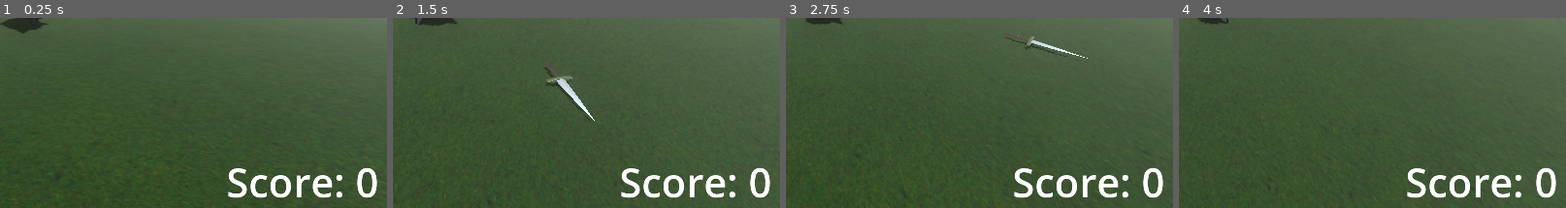
Above: before the commit, frames 1-4 (left to right).
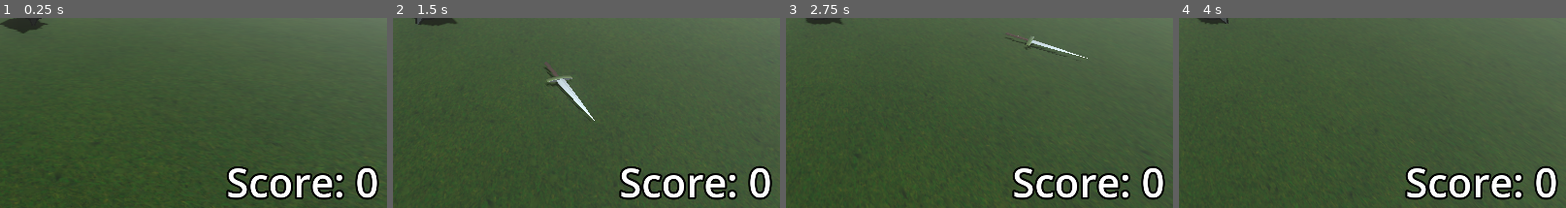
Above: after the commit, the same moments.

Repository: erikringwalters/pirate-jam-16-prototype
Game: Godot game, scene res://scenes/main.tscn
The game is run twice, just before and just after one commit, with the same random seed, the same clock (stepped at 60 frames per second) and the same inputs.
Inputs (mouse positions are % of the whole screen's width and height, from its top left):
- Up to frame 1 (0.25 s): no input
- Up to frame 2 (1.5 s): tap Enter (restart) at 0.5, 1.25 s; move the mouse to (72, 37) at 0.52 s; press the mouse at (72, 37) at 0.53 s; hold D (move_right) 0.53-1.28 s; move the mouse to (45, 43) at 1.27 s; release the mouse at (45, 43) at 1.28 s; hold W (move_up) from 1.28 s (still down); click (45, 43) at 1.35 s
- Up to frame 3 (2.75 s): keep holding W (move_up); tap Enter (restart) at 2 s; move the mouse to (52, 41) at 2.02 s; press the mouse at (52, 41) at 2.03 s
- Up to frame 4 (4 s): keep holding W (move_up); tap Enter (restart) at 2.75, 3.5 s; move the mouse to (49, 45) at 2.77 s; release the mouse at (49, 45) at 2.78 s; click (49, 45) at 2.85 s; move the mouse to (57, 44) at 3.52 s; press the mouse at (57, 44) at 3.53 s
The pictures show only the part of the screen within x 46-96%, y 47-97%; the shares and areas given below are measured in that part.

The runs differ from the first frame. In frame 1, 2.2% of the frame differs, in the area x 58-98%, y 78-96%; in frame 2, 2.2%; in frame 3, 2.2%; in frame 4, 2.2%.

Commit message:
UI clarity

Diff:
--- a/scenes/ui/ui.tscn
+++ b/scenes/ui/ui.tscn
@@ -51,6 +51,22 @@
 grow_vertical = 2
 texture = SubResource("GradientTexture2D_g5kmx")
 
+[node name="HealLabel" type="Label" parent="."]
+layout_mode = 1
+anchors_preset = 2
+anchor_top = 1.0
+anchor_bottom = 1.0
+offset_left = 200.0
+offset_top = 120.0
+offset_right = 464.0
+offset_bottom = 234.0
+grow_vertical = 0
+theme_override_colors/font_color = Color(0.533333, 0.0666667, 0.133333, 1)
+theme_override_colors/font_outline_color = Color(0, 0, 0, 1)
+theme_override_constants/outline_size = 16
+theme_override_font_sizes/font_size = 72
+text = "+100"
+
 [node name="BlackScreen" type="ColorRect" parent="."]
 layout_mode = 1
 anchors_preset = 15
@@ -75,7 +91,8 @@
 grow_horizontal = 2
 grow_vertical = 2
 theme_override_colors/font_color = Color(1, 1, 1, 0)
-theme_override_colors/font_outline_color = Color(0, 0, 0, 1)
+theme_override_colors/font_outline_color = Color(0, 0, 0, 0)
+theme_override_constants/outline_size = 32
 theme_override_font_sizes/font_size = 150
 text = "Game Over"
 horizontal_alignment = 1
@@ -95,6 +112,8 @@
 grow_horizontal = 2
 grow_vertical = 2
 theme_override_colors/font_color = Color(1, 1, 1, 0)
+theme_override_colors/font_outline_color = Color(0, 0, 0, 0)
+theme_override_constants/outline_size = 16
 theme_override_font_sizes/font_size = 70
 text = "[ Press Enter or Start Button to restart ]"
 
@@ -106,6 +125,8 @@
 grow_horizontal = 2
 grow_vertical = 2
 theme_override_colors/font_color = Color(1, 1, 1, 0)
+theme_override_colors/font_outline_color = Color(0, 0, 0, 0)
+theme_override_constants/outline_size = 32
 theme_override_font_sizes/font_size = 200
 text = "Wave X"
 horizontal_alignment = 1
@@ -124,6 +145,8 @@
 offset_bottom = -23.0
 grow_horizontal = 0
 grow_vertical = 0
+theme_override_colors/font_outline_color = Color(0, 0, 0, 1)
+theme_override_constants/outline_size = 20
 theme_override_font_sizes/font_size = 100
 text = "Score: 0"
 
@@ -135,5 +158,9 @@
 process_mode = 3
 one_shot = true
 
+[node name="HealTimer" type="Timer" parent="."]
+wait_time = 0.2
+one_shot = true
+
 [connection signal="timeout" from="WaveFinishedTimer" to="." method="_on_wave_finished_timer_timeout"]
 [connection signal="timeout" from="WaveCountTimer" to="." method="_on_wave_count_timer_timeout"]
--- a/scripts/player.gd
+++ b/scripts/player.gd
@@ -99,22 +99,22 @@
 
 func full_heal():
 	GameState.player_health = GameState.max_health
-	health_changed.emit()
+	health_changed.emit(true)
 
 func heal(amount):
 	GameState.player_health = clamp(GameState.player_health + amount, 0, GameState.max_health)
-	health_changed.emit()
+	health_changed.emit(true)
 
 func player_process_explosion_damage(damage):
 	GameState.player_health -= damage/3
-	health_changed.emit()
+	health_changed.emit(false)
 	print("player splosion")
 	if GameState.player_health <= 0:
 		get_parent().get_node("UI").game_over()
 
 func player_process_melee_damage(dmg):
 	GameState.player_health -= dmg
-	health_changed.emit()
+	health_changed.emit(false)
 	print("player health: ", GameState.player_health)
 	if GameState.player_health <= 0:
 		get_parent().get_node("UI").game_over()
@@ -133,7 +133,7 @@
 	if area.is_in_group("Projectile"):
 		if (!area.fired_by_player):
 			GameState.player_health -= area.projectile_damage() if area.has_method("projectile_damage") else 0
-			health_changed.emit()
+			health_changed.emit(false)
 			handle_projectile_despawn(area)
 			print("player health: ", GameState.player_health)
 			if GameState.player_health <= 0:
--- a/scripts/ui.gd
+++ b/scripts/ui.gd
@@ -9,10 +9,12 @@
 @onready var damage_indicator := $DamageIndicator
 @onready var wave_finished_timer := $WaveFinishedTimer
 @onready var wave_count_timer := $WaveCountTimer
+@onready var heal_label := $HealLabel
 
 var screen_size:Vector2
 var game_over_fade_time := 0.5
-var damage_fade_speed := 0.1
+var damage_fade_speed := 0.05
+var heal_label_move_time := 0.5
 
 func _ready() -> void:
 	screen_size = get_viewport().get_visible_rect().size
@@ -30,7 +32,10 @@
 	var tween = get_tree().create_tween()
 	tween.parallel().tween_property(black_screen, "color:a", 0.9, game_over_fade_time).set_ease(Tween.EASE_IN_OUT)
 	tween.parallel().tween_property(game_over_label, "theme_override_colors/font_color:a", 1.0, game_over_fade_time).set_ease(Tween.EASE_IN_OUT)
+	tween.parallel().tween_property(game_over_label, "theme_override_colors/font_outline_color:a", 1.0, game_over_fade_time).set_ease(Tween.EASE_IN_OUT)
 	tween.parallel().tween_property(new_game_label, "theme_override_colors/font_color:a", 1.0, game_over_fade_time).set_ease(Tween.EASE_IN_OUT)
+	tween.parallel().tween_property(new_game_label, "theme_override_colors/font_outline_color:a", 1.0, game_over_fade_time).set_ease(Tween.EASE_IN_OUT)
+
 	return tween
 
 func transform_health_bar():
@@ -39,11 +44,14 @@
 
 func transform_game_over():
 	#game_over_label.position.y = screen_size.y/10
-	new_game_label.position.y = screen_size.y*3/4
+	new_game_label.position.y = screen_size.y*0.6
 
-func _on_health_changed():
+func _on_health_changed(is_healing:bool) -> void:
 	health_bar.value = GameState.player_health
-	flash_damage()
+	if is_healing:
+		show_heal_label()
+	else:
+		flash_damage()
 
 func update_score():
 	score_label.text = str("Score: ", GameState.score)
@@ -59,12 +67,14 @@
 	var tween = get_tree().create_tween()
 	tween.parallel().tween_property(black_screen, "color:a", 0.4, game_over_fade_time).set_ease(Tween.EASE_IN_OUT)
 	tween.parallel().tween_property(wave_count_label, "theme_override_colors/font_color:a", 1.0, game_over_fade_time).set_ease(Tween.EASE_IN_OUT)
+	tween.parallel().tween_property(wave_count_label, "theme_override_colors/font_outline_color:a", 1.0, game_over_fade_time).set_ease(Tween.EASE_IN_OUT)
 	return tween
 
 func hide_wave_count() -> Tween:
 	var tween = get_tree().create_tween()
 	tween.parallel().tween_property(black_screen, "color:a", 0.0, game_over_fade_time).set_ease(Tween.EASE_IN_OUT)
 	tween.parallel().tween_property(wave_count_label, "theme_override_colors/font_color:a", 0.0, game_over_fade_time).set_ease(Tween.EASE_IN_OUT)
+	tween.parallel().tween_property(wave_count_label, "theme_override_colors/font_outline_color:a", 0.0, game_over_fade_time).set_ease(Tween.EASE_IN_OUT)
 	return tween
 
 func _on_wave_finished_timer_timeout() -> void:
@@ -73,3 +83,24 @@
 
 func _on_wave_count_timer_timeout() -> void:
 	hide_wave_count()
+
+func show_heal_label() -> void:
+	heal_label.position = Vector2(health_bar.position.x, health_bar.position.y + 200)
+	heal_label.show()
+	var tween = get_tree().create_tween()
+	tween.parallel().tween_property(heal_label, "theme_override_colors/font_outline_color:a", 1.0, 0.01).set_ease(Tween.EASE_IN_OUT)
+	tween.parallel().tween_property(heal_label, "theme_override_colors/font_color:a", 1.0, 0.01).set_ease(Tween.EASE_IN_OUT)
+	await move_heal_label().finished
+	await hide_heal_label().finished
+	heal_label.hide()
+
+func move_heal_label() -> Tween:
+	var tween = get_tree().create_tween()
+	tween.parallel().tween_property(heal_label, "position:y", health_bar.position.y - 250, heal_label_move_time).set_ease(Tween.EASE_IN_OUT)
+	return tween
+
+func hide_heal_label() -> Tween:
+	var tween = get_tree().create_tween()
+	tween.parallel().tween_property(heal_label, "theme_override_colors/font_outline_color:a", 0.0, heal_label_move_time).set_ease(Tween.EASE_IN_OUT)
+	tween.parallel().tween_property(heal_label, "theme_override_colors/font_color:a", 0.0, heal_label_move_time).set_ease(Tween.EASE_IN_OUT)
+	return tween
